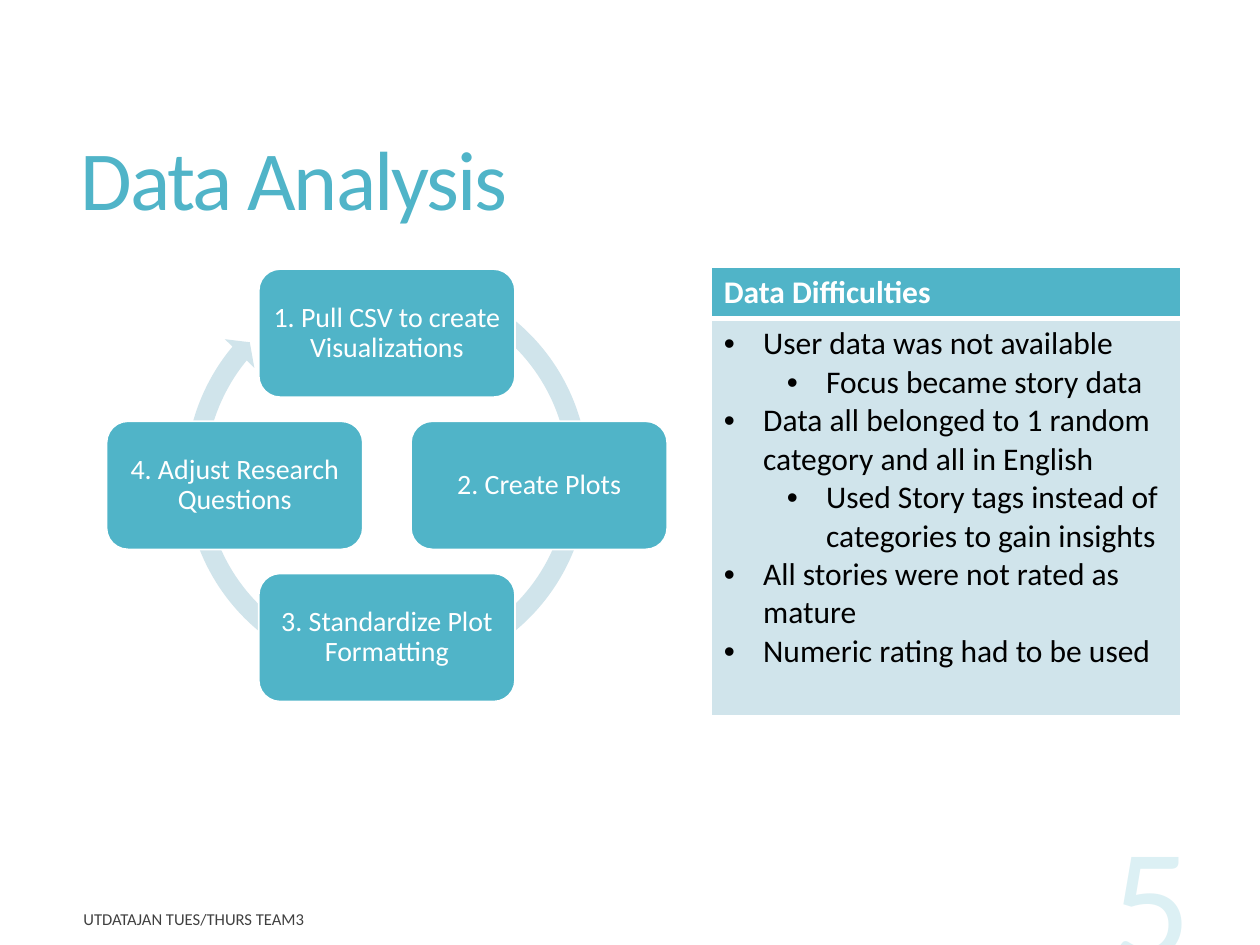
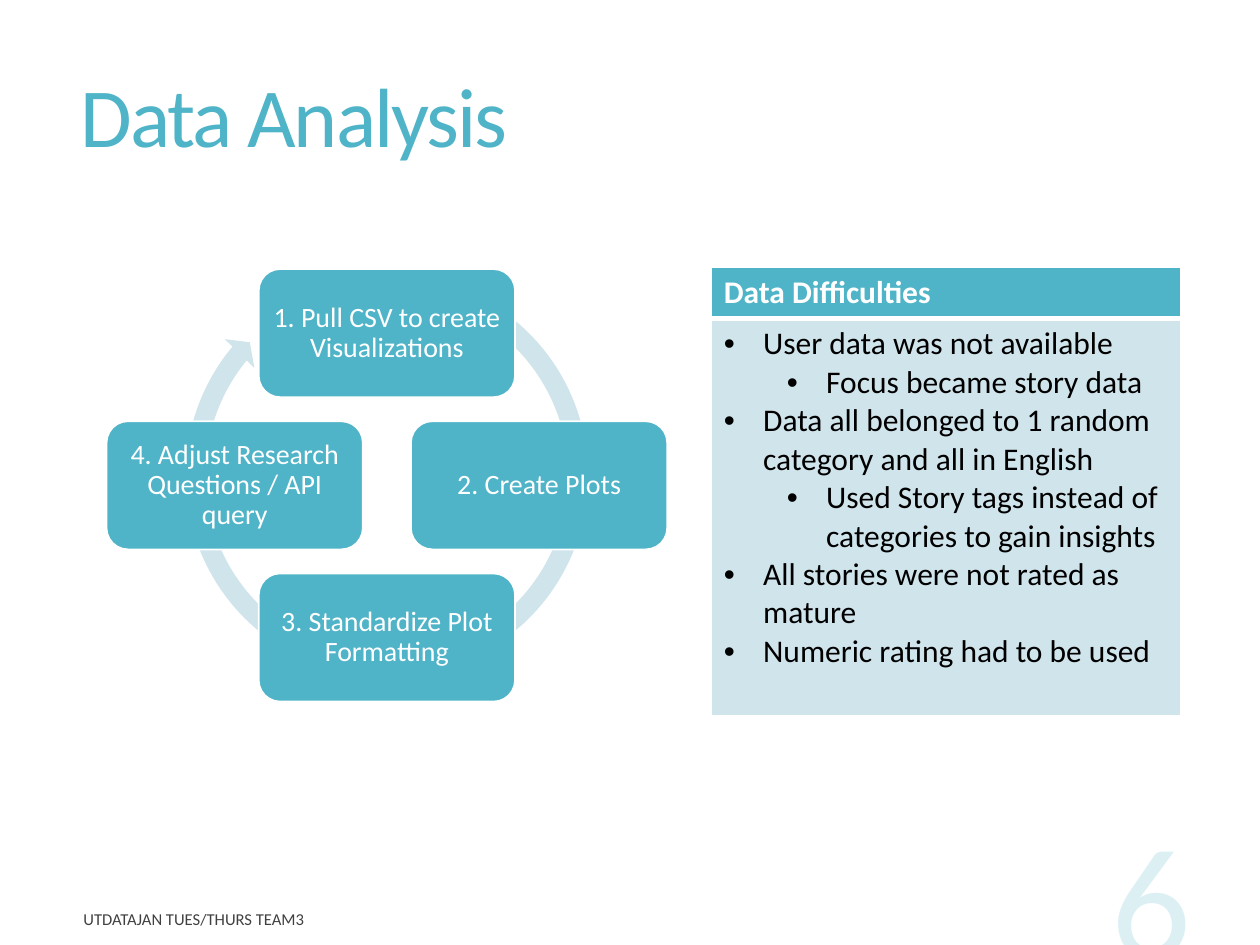
Before and after one commit to rupalimayekar/ProjectWattpad, a slide deck: slide 6 of WattpadPrez.pptx (slide 5 before the commit). Drawn at 1260x945 pixels with LibreOffice and Linux fonts; fonts in the diff are those of the drawing. Boxes give left, top, right and bottom in pixels: in the first picture for what was removed or moved away, otherwise in the second. Text is boxed around its words. In the diff, an @@ line names an element or a change of style, - is before the commit and + after.

```diff
--- a/WattpadPrez.pptx
+++ b/WattpadPrez.pptx
@@ title "Data Analysis" at (81,88,507,161): vertical alignment middle to top @@
@@ text at (131,444,339,529): text changed @@
-4. Adjust Research Questions
+4. Adjust Research Questions / API query
@@ page number at (901,804,1203,945): text changed @@
-5
+6
```
Also in this commit, not shown: 7 other slides changed, 2 slides added, 1 slide removed, 19 other files.
